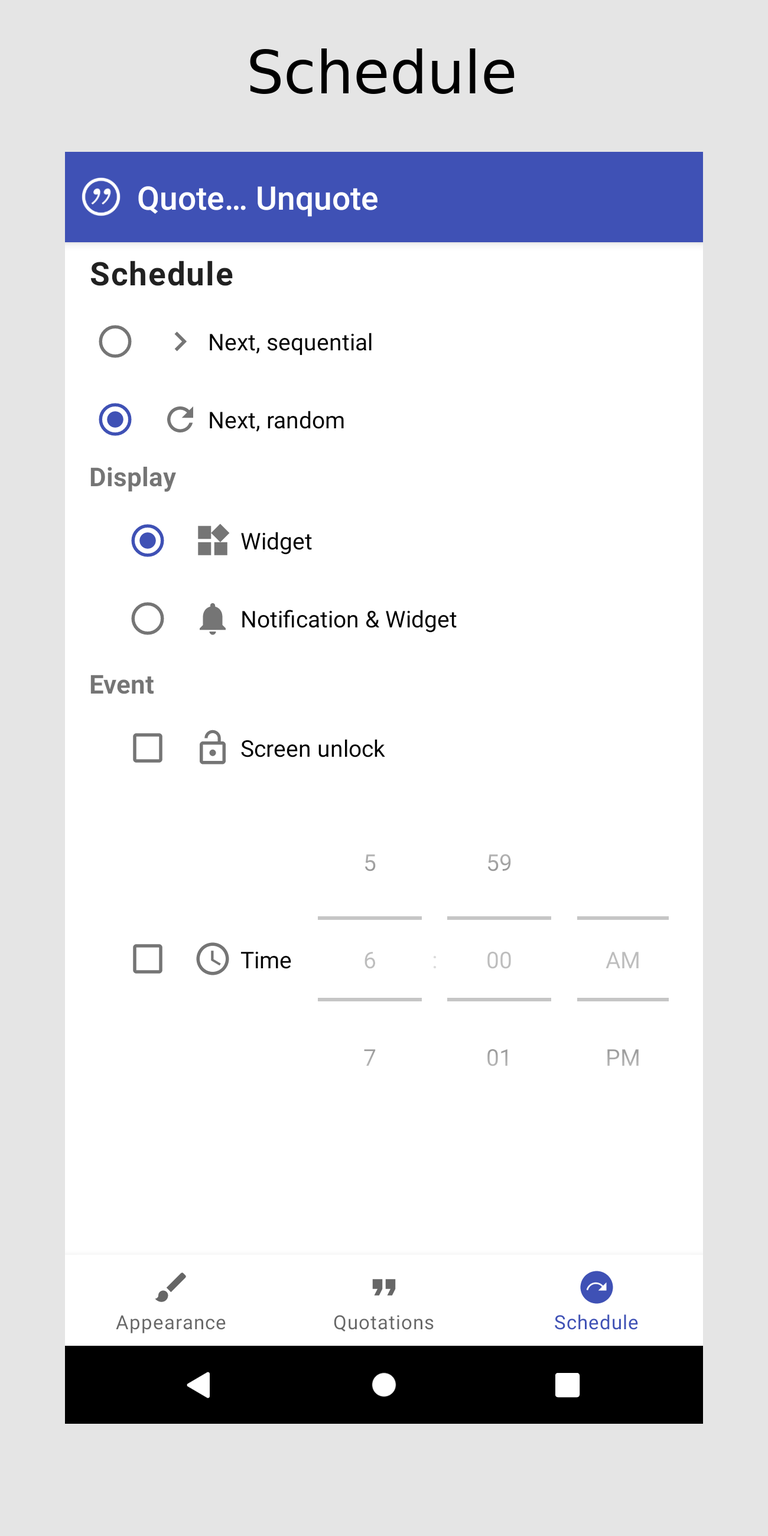
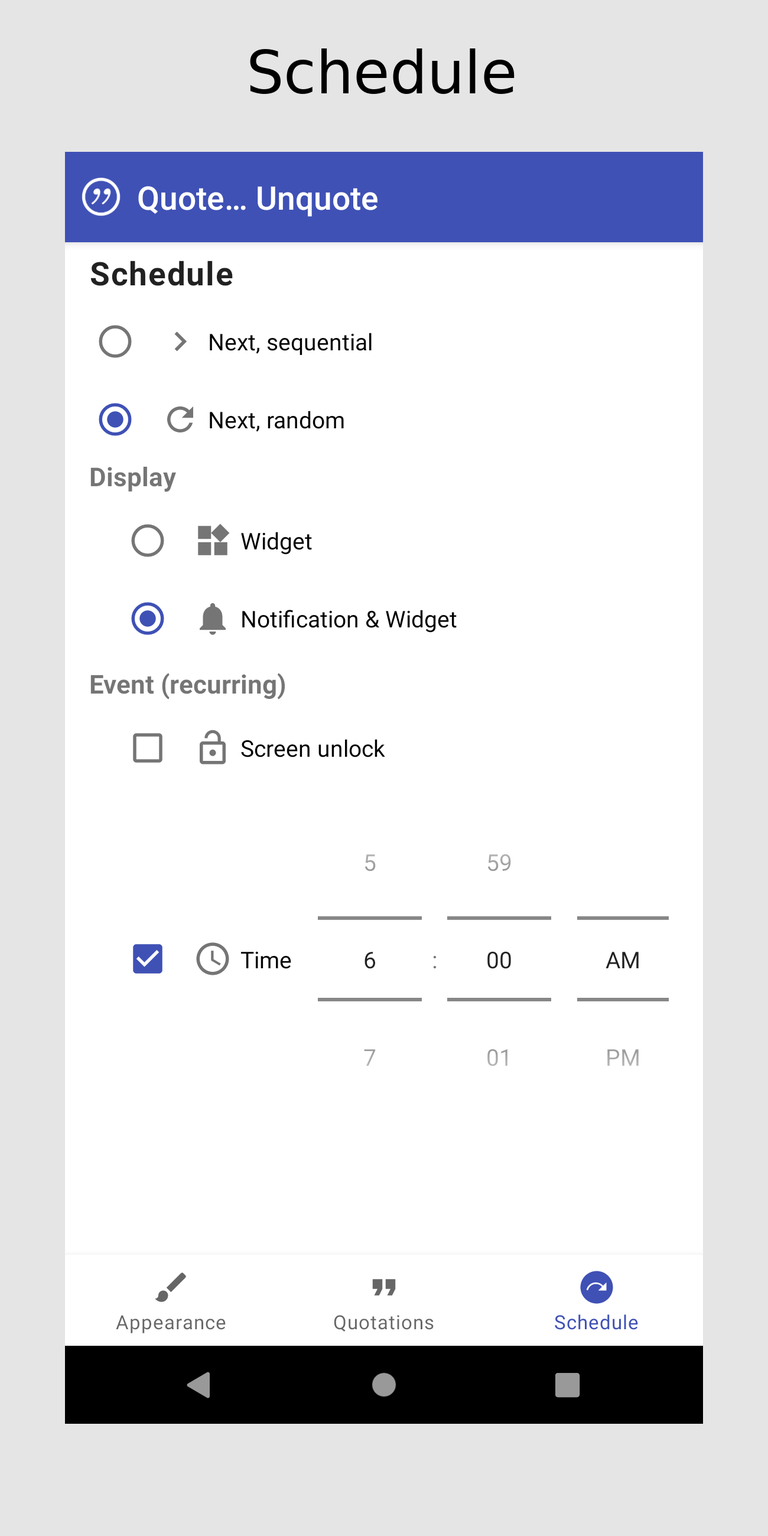
Revision of a layered 768 x 1536 image; what changed, layer by layer:
painted on "4.png" over [131, 523, 669, 1399]
